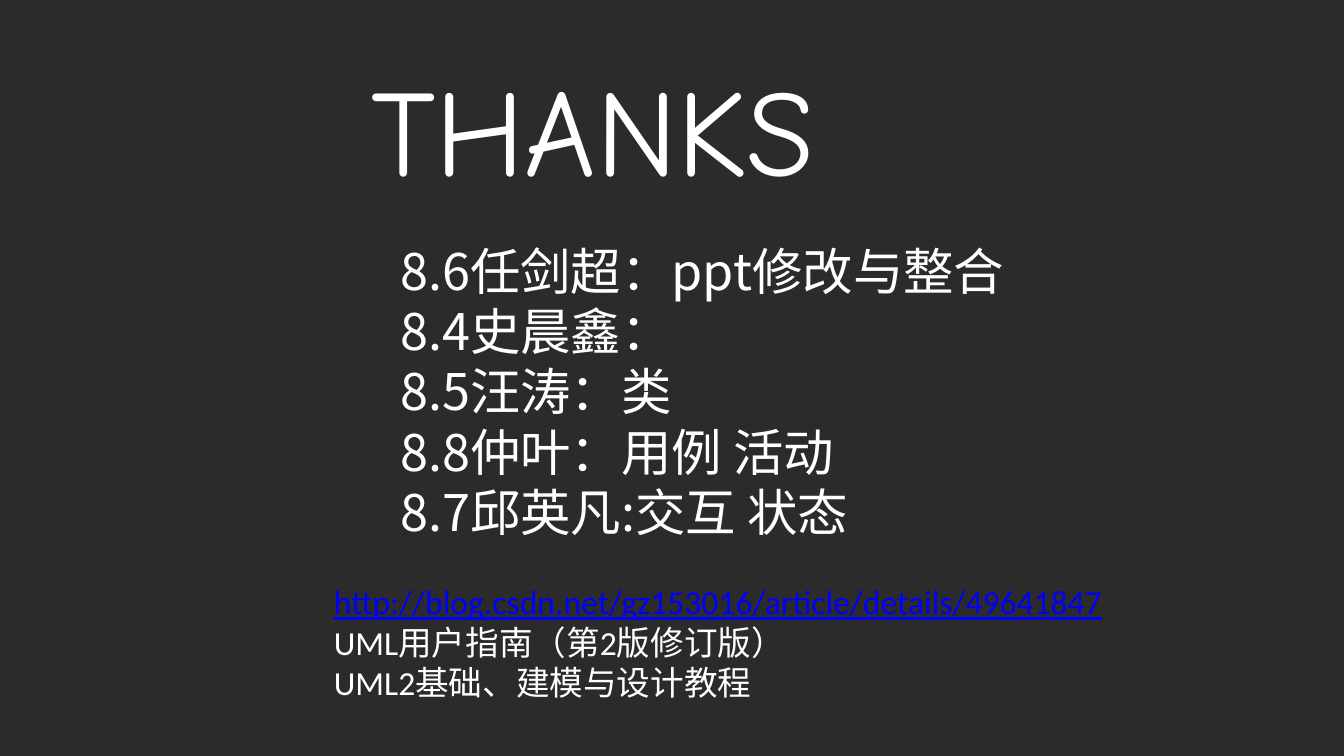
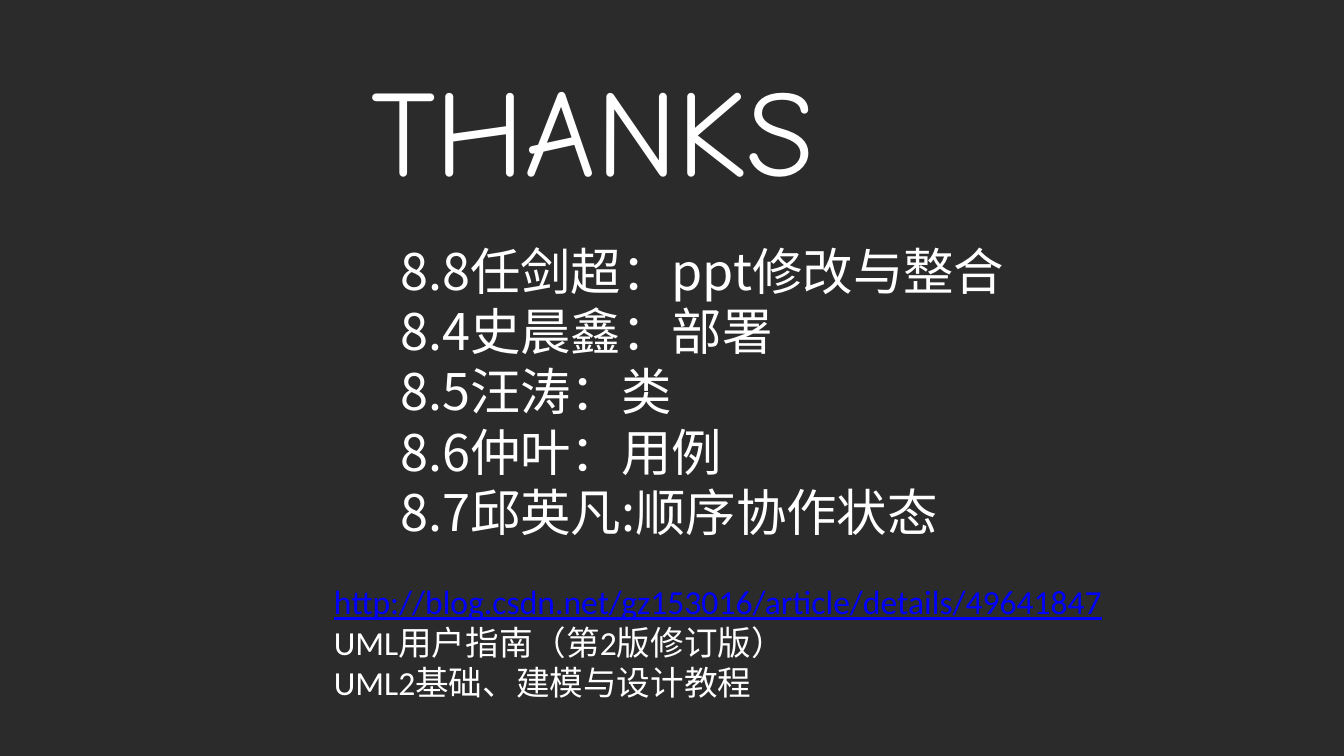
Before and after one commit to PRD2017G23/-, a slide deck: slide 70 of 小组作业/PPT/UML基础_图.pptx (slide 80 before the commit). Drawn at 1344x756 pixels with LibreOffice and Linux fonts; fonts in the diff are those of the drawing; background and template pictures are left out; a plain dark background stands for a picture behind light text. Boxes give left, top, right and bottom in pixels: in the first picture for what was removed or moved away, otherwise in the second. Text is boxed around its words. In the diff, an @@ line names an element or a change of style, - is before the commit and + after.

```diff
--- a/小组作业/PPT/UML基础_图.pptx
+++ b/小组作业/PPT/UML基础_图.pptx
@@ text at <box>400,247,1004,354</box>: text changed @@
-8.6任剑超：ppt修改与整合
-8.4史晨鑫：
+8.8任剑超：ppt修改与整合
+8.4史晨鑫：部署
@@ text at <box>400,429,938,535</box>: text changed @@
-8.8仲叶：用例 活动
-8.7邱英凡:交互 状态
+8.6仲叶：用例
+8.7邱英凡:顺序协作状态
```
Also in this commit, not shown: 39 other slides changed, 15 slides added, 25 slides removed.
